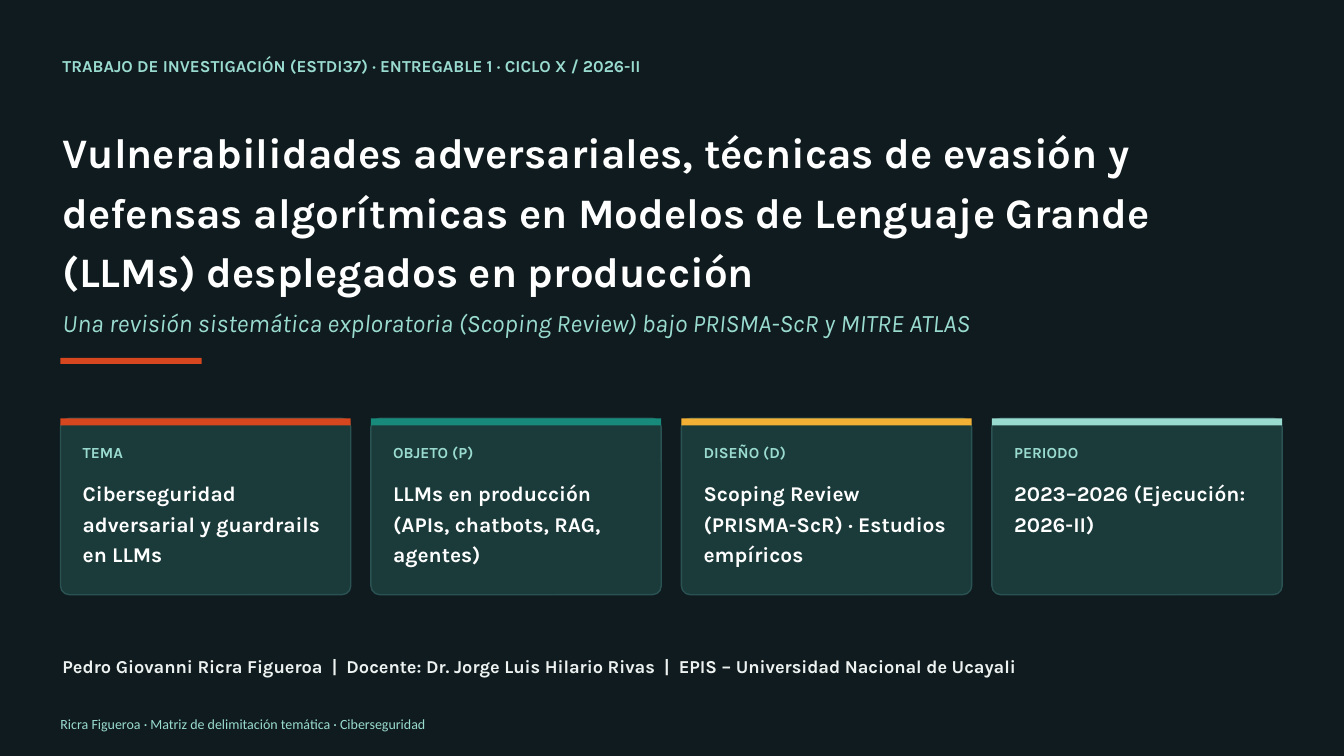
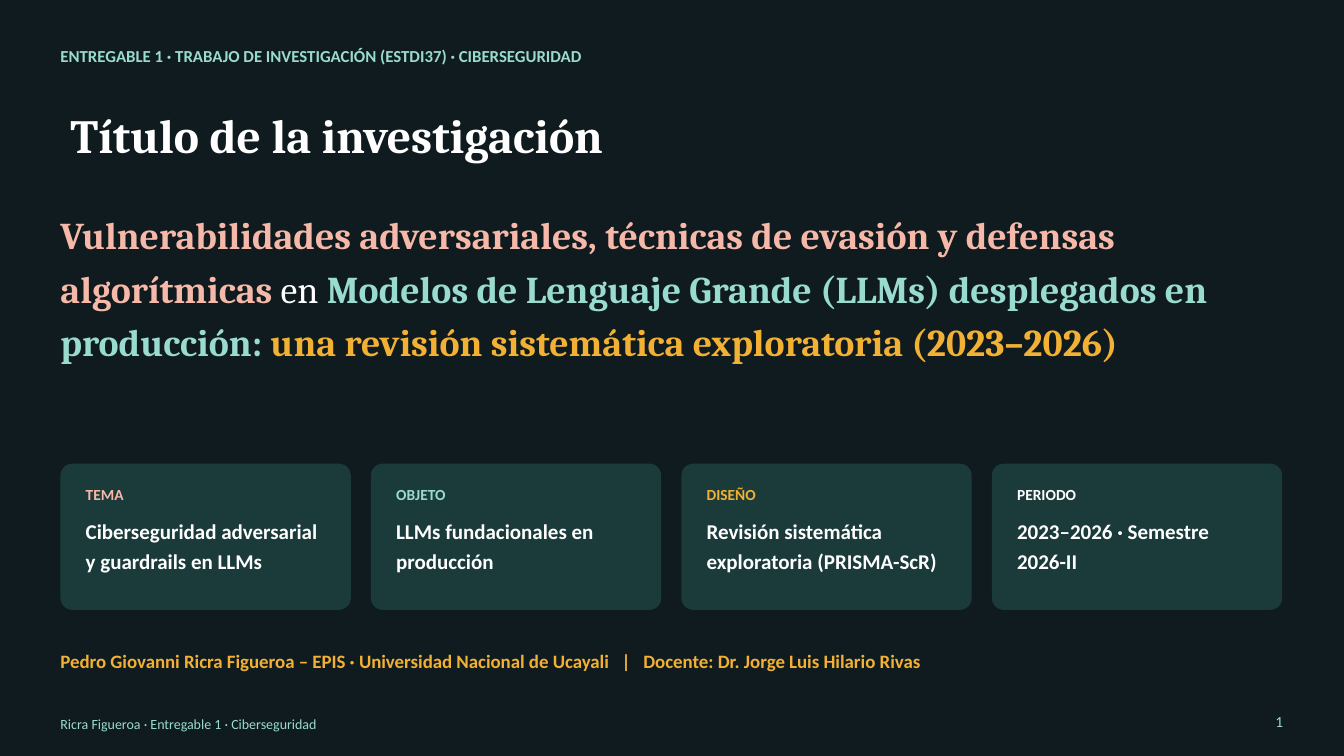
Before and after one commit to TeVerde29/trabajo-investigacion, a slide deck: slide 1 of Ricra_Figueroa_Pedro_Giovanni_Entregable1.pptx. Drawn at 1344x756 pixels with LibreOffice and Linux fonts; fonts in the diff are those of the drawing. Boxes give left, top, right and bottom in pixels: in the first picture for what was removed or moved away, otherwise in the second. Text is boxed around its words. In the diff, an @@ line names an element or a change of style, - is before the commit and + after.

Commit message:
Actualiza entregable de investigación sobre LLMs
Renueva el documento y la presentación del Entregable 1, y añade un script para generar la presentación con el diseño de referencia.

```diff
--- a/Ricra_Figueroa_Pedro_Giovanni_Entregable1.pptx
+++ b/Ricra_Figueroa_Pedro_Giovanni_Entregable1.pptx
@@ text at <box>60,49,582,65</box>: text changed; font Karla to Calibri @@
-TRABAJO DE INVESTIGACIÓN (ESTDI37) · ENTREGABLE 1 · CICLO X / 2026-II
+ENTREGABLE 1 · TRABAJO DE INVESTIGACIÓN (ESTDI37) · CIBERSEGURIDAD
@@ title added at <box>70,119,603,163</box>, 34 pt, text #FFFFFF, bold @@
+Título de la investigación
@@ text at <box>60,222,1207,364</box>: text changed; size 30 to 27 pt; font Karla to Cambria; text colour #FFFFFF to #F6B8A8 @@
-Vulnerabilidades adversariales, técnicas de evasión y defensas algorítmicas en Modelos de Lenguaje Grande (LLMs) desplegados en producción
-Una revisión sistemática exploratoria (Scoping Review) bajo PRISMA-ScR y MITRE ATLAS
+Vulnerabilidades adversariales, técnicas de evasión y defensas algorítmicas en Modelos de Lenguaje Grande (LLMs) desplegados en producción: una revisión sistemática exploratoria (2023–2026)
@@ rectangle removed at <box>60,358,202,364</box> @@
@@ rectangle removed at <box>60,418,351,425</box> @@
@@ rectangle removed at <box>371,418,661,425</box> @@
@@ rectangle removed at <box>682,418,972,425</box> @@
@@ rectangle removed at <box>992,418,1282,425</box> @@
@@ rounded rectangle: place and size @@
-rounded rectangle at <box>60,418,351,595</box>
+rounded rectangle at <box>60,464,351,610</box>
@@ rounded rectangle: place and size @@
-rounded rectangle at <box>371,418,661,595</box>
+rounded rectangle at <box>371,464,661,610</box>
@@ rounded rectangle: place and size @@
-rounded rectangle at <box>682,418,972,595</box>
+rounded rectangle at <box>682,464,972,610</box>
@@ outline #2B5252 1 pt to none; proportions changed in 4 elements at <box>60,464,351,610</box>, <box>371,464,661,610</box>, <box>682,464,972,610</box>, <box>992,464,1282,610</box> @@
@@ rounded rectangle: place and size @@
-rounded rectangle at <box>992,418,1282,595</box>
+rounded rectangle at <box>992,464,1282,610</box>
@@ text "TEMA": place and size @@
-text "TEMA" at <box>83,448,123,458</box>
+text "TEMA" at <box>86,490,124,500</box>
@@ text "TEMA" at <box>86,490,124,500</box>: font Karla to Calibri, text colour #9ADBD0 to #F6B8A8; line spacing 1.15 to 1.18 @@
@@ text at <box>396,490,445,500</box>: text changed; font Karla to Calibri @@
-OBJETO (P)
+OBJETO
@@ text at <box>707,487,756,500</box>: text changed; font Karla to Calibri; text colour #9ADBD0 to #F2B134 @@
-DISEÑO (D)
+DISEÑO
@@ text "PERIODO": place and size @@
-text "PERIODO" at <box>1014,448,1078,458</box>
+text "PERIODO" at <box>1017,490,1076,500</box>
@@ text "PERIODO" at <box>1017,490,1076,500</box>: font Karla to Calibri, text colour #9ADBD0 to #FFFFFF; line spacing 1.15 to 1.18 @@
@@ text "Ciberseguridad adversarial y guardrails en ...": place and size @@
-text "Ciberseguridad adversarial y guardrails en ..." at <box>83,486,320,563</box>
+text "Ciberseguridad adversarial y guardrails en ..." at <box>86,524,317,573</box>
@@ text "Ciberseguridad adversarial y guardrails en ..." at <box>86,524,317,573</box>: font Karla to Calibri; line spacing 1.2 to 1.18 @@
@@ text at <box>396,524,594,573</box>: text changed; font Karla to Calibri @@
-LLMs en producción (APIs, chatbots, RAG, agentes)
+LLMs fundacionales en producción
@@ text at <box>707,524,936,573</box>: text changed; font Karla to Calibri @@
-Scoping Review (PRISMA-ScR) · Estudios empíricos
+Revisión sistemática exploratoria (PRISMA-ScR)
@@ text at <box>1017,524,1209,569</box>: text changed; font Karla to Calibri @@
-2023–2026 (Ejecución: 2026-II)
+2023–2026 · Semestre 2026-II
@@ text at <box>60,654,921,671</box>: text changed; size 13 to 13.5 pt; font Karla to Calibri; text colour #EDF2F1 to #F2B134 @@
-Pedro Giovanni Ricra Figueroa | Docente: Dr. Jorge Luis Hilario Rivas | EPIS – Universidad Nacional de Ucayali
+Pedro Giovanni Ricra Figueroa – EPIS · Universidad Nacional de Ucayali | Docente: Dr. Jorge Luis Hilario Rivas
@@ text at <box>60,719,316,732</box>: text changed @@
-Ricra Figueroa · Matriz de delimitación temática · Ciberseguridad
+Ricra Figueroa · Entregable 1 · Ciberseguridad
@@ text added at <box>1275,717,1283,727</box>, 11 pt, text #9ADBD0 @@
+1
```
Also in this commit, not shown: 3 other slides changed, 3 slides added, 5 slides removed, 3 other files.
